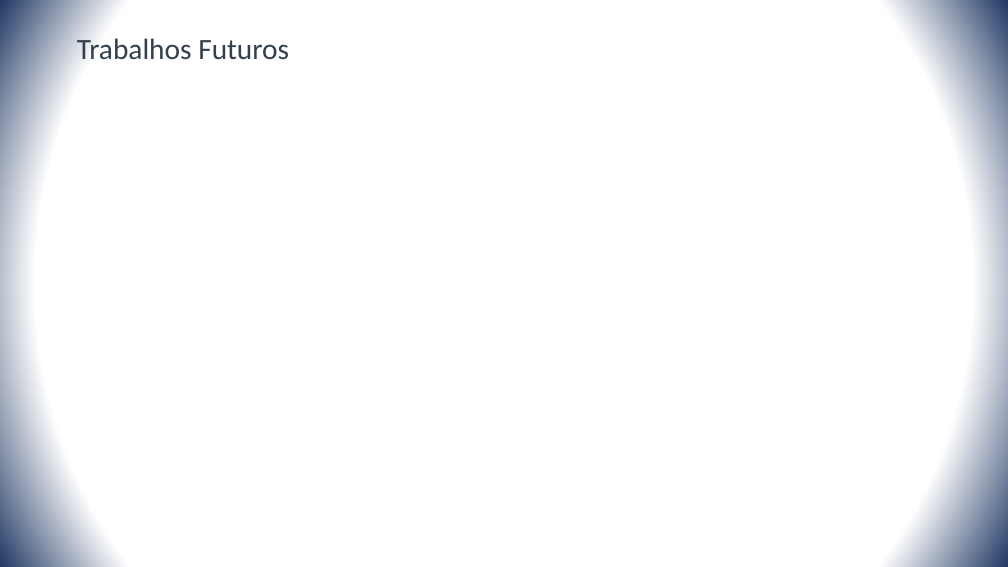
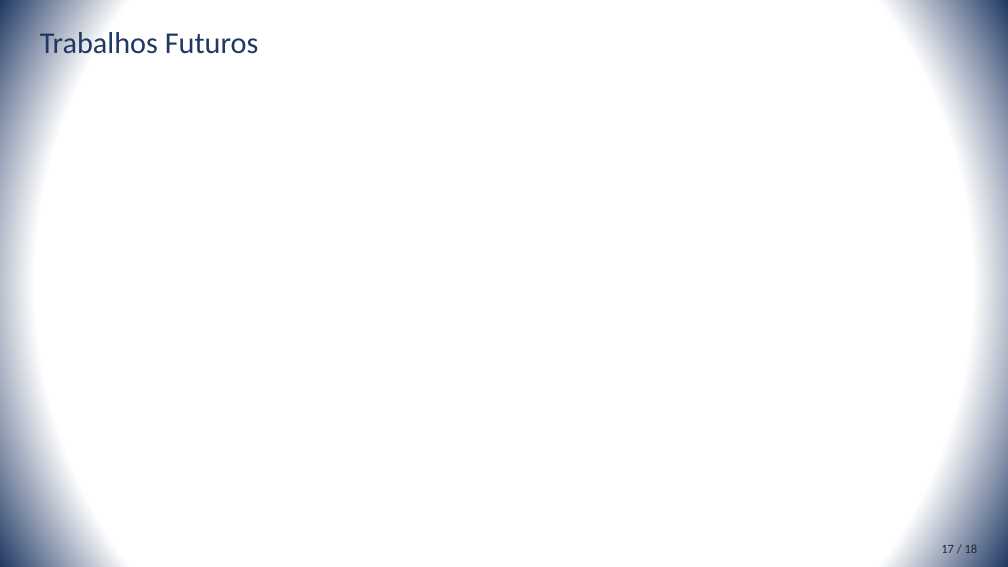
Before and after one commit to rustanitu/atfgtex, a slide deck: slide 17 of presentation/presentation.pptm (slide 15 before the commit). Drawn at 1008x567 pixels with LibreOffice and Linux fonts; fonts in the diff are those of the drawing. Boxes give left, top, right and bottom in pixels: in the first picture for what was removed or moved away, otherwise in the second. Text is boxed around its words. In the diff, an @@ line names an element or a change of style, - is before the commit and + after.

```diff
--- a/presentation/presentation.pptm
+++ b/presentation/presentation.pptm
@@ title "Trabalhos Futuros": place and size @@
-title "Trabalhos Futuros" at <box>77,34,289,60</box>
+title "Trabalhos Futuros" at <box>40,27,259,60</box>
@@ title "Trabalhos Futuros" at <box>40,27,259,60</box>: size 28 to 28.8 pt, text colour #333F50 to #203864 @@
@@ text added at <box>941,544,978,553</box>, 12 pt, text #222A35 @@
+17 / 18
```
Also in this commit, not shown: 12 other slides changed, 4 slides added, 2 slides removed, 1 other file.
